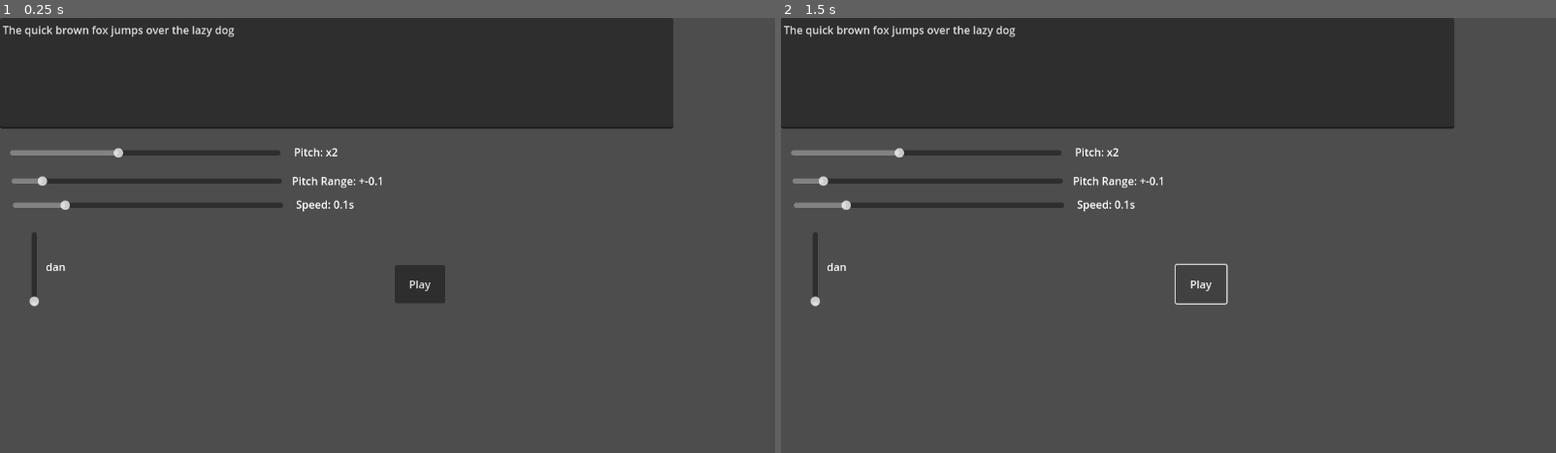
Above: before the commit, frames 1-2 (left to right).
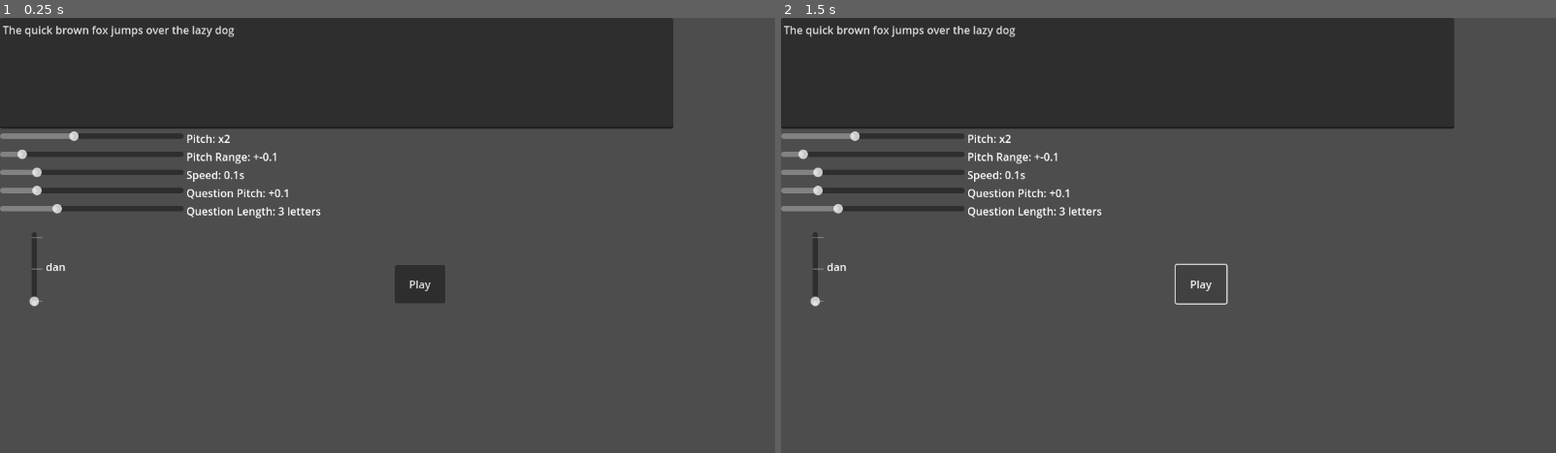
Above: after the commit, the same moments.

Repository: Kibibibit/godot-voice-gen
Game: Godot game, scene res://main.tscn
The game is run twice, just before and just after one commit, with the same random seed, the same clock (stepped at 60 frames per second) and the same inputs.
Inputs:
- Up to frame 1 (0.25 s): no input
- Up to frame 2 (1.5 s): click "Play" at 0.5 s; click "Play" at 1.25 s

The runs differ from the first frame. In frame 1, 3.0% of the frame differs, in the area x 0-50%, y 26-66%; in frame 2, 3.0%.

Commit message:
Added questioning intonation and made the node generic

Diff:
--- a/main.gd
+++ b/main.gd
@@ -8,22 +8,34 @@
 
 
 @onready
-var pitch: Slider = $HSliderPitch
+var pitch: Slider = $Grid/HSliderPitch
 
 @onready
-var pitch_label: Label = $Pitch
+var pitch_label: Label = $Grid/Pitch
 
 @onready
-var pitch_range: Slider = $HSliderRange
+var pitch_range: Slider = $Grid/HSliderRange
 
 @onready
-var range_label: Label = $Range
+var range_label: Label = $Grid/Range
 
 @onready
-var speed: Slider = $HSliderSpeed
+var speed: Slider = $Grid/HSliderSpeed
 
 @onready
-var speed_label: Label = $Speed
+var speed_label: Label = $Grid/Speed
+
+@onready
+var q_pitch: Slider = $Grid/HSliderQuestionPitch
+
+@onready
+var q_pitch_label: Label = $Grid/QuestionPitch
+
+@onready
+var q_length: Slider = $Grid/HSliderQuestionLength
+
+@onready
+var q_length_label: Label = $Grid/QuestionLength
 
 @onready
 var voice_gen: VoiceGen = $VoiceGen
@@ -45,8 +57,12 @@
 	pitch_label.text = "Pitch: x%s"%pitch.value
 	range_label.text = "Pitch Range: +-%s"%pitch_range.value
 	speed_label.text = "Speed: %ss"%speed.value
+	q_pitch_label.text = "Question Pitch: +%s"%q_pitch.value
+	q_length_label.text = "Question Length: %s letters" % q_length.value
 	voice_label.text = voice_gen.voices[voice.value]
 	voice_gen.voice = round(voice.value)
 	voice_gen.pitch = pitch.value
 	voice_gen.pitch_range = pitch_range.value
 	voice_gen.speed = speed.value
+	voice_gen.question_pitch = q_pitch.value
+	voice_gen.question_length = round(q_length.value)
--- a/main.tscn
+++ b/main.tscn
@@ -11,6 +11,68 @@
 grow_horizontal = 2
 grow_vertical = 2
 script = ExtResource("1_uo8cx")
+
+[node name="Grid" type="GridContainer" parent="."]
+layout_mode = 0
+offset_top = 168.0
+offset_right = 478.0
+offset_bottom = 272.0
+columns = 2
+
+[node name="HSliderPitch" type="HSlider" parent="Grid"]
+layout_mode = 2
+size_flags_horizontal = 3
+min_value = 0.01
+max_value = 5.0
+step = 0.01
+value = 2.0
+
+[node name="Pitch" type="Label" parent="Grid"]
+layout_mode = 2
+text = "Pitch"
+
+[node name="HSliderRange" type="HSlider" parent="Grid"]
+layout_mode = 2
+max_value = 1.0
+step = 0.01
+value = 0.1
+
+[node name="Range" type="Label" parent="Grid"]
+layout_mode = 2
+text = "Range"
+
+[node name="HSliderSpeed" type="HSlider" parent="Grid"]
+layout_mode = 2
+min_value = 0.01
+max_value = 0.5
+step = 0.01
+value = 0.1
+
+[node name="Speed" type="Label" parent="Grid"]
+layout_mode = 2
+text = "Speed"
+
+[node name="HSliderQuestionPitch" type="HSlider" parent="Grid"]
+layout_mode = 2
+size_flags_horizontal = 3
+min_value = 0.01
+max_value = 0.5
+step = 0.01
+value = 0.1
+
+[node name="QuestionPitch" type="Label" parent="Grid"]
+layout_mode = 2
+text = "QPitch"
+
+[node name="HSliderQuestionLength" type="HSlider" parent="Grid"]
+layout_mode = 2
+size_flags_horizontal = 3
+max_value = 10.0
+value = 3.0
+
+[node name="QuestionLength" type="Label" parent="Grid"]
+layout_mode = 2
+text = "QLength"
 
 [node name="TextEdit" type="TextEdit" parent="."]
 layout_mode = 0
@@ -26,70 +88,19 @@
 offset_bottom = 425.0
 text = "Play"
 
-[node name="HSliderPitch" type="HSlider" parent="."]
-layout_mode = 0
-offset_left = 15.0
-offset_top = 182.0
-offset_right = 417.0
-offset_bottom = 221.0
-min_value = 0.01
-max_value = 5.0
-step = 0.01
-value = 2.0
-
-[node name="HSliderSpeed" type="HSlider" parent="."]
-layout_mode = 0
-offset_left = 19.0
-offset_top = 260.0
-offset_right = 421.0
-offset_bottom = 299.0
-min_value = 0.01
-max_value = 0.5
-step = 0.01
-value = 0.1
-
-[node name="HSliderRange" type="HSlider" parent="."]
-layout_mode = 0
-offset_left = 17.0
-offset_top = 224.0
-offset_right = 419.0
-offset_bottom = 263.0
-max_value = 1.0
-step = 0.01
-value = 0.1
-
-[node name="Pitch" type="Label" parent="."]
-layout_mode = 0
-offset_left = 437.0
-offset_top = 188.0
-offset_right = 477.0
-offset_bottom = 211.0
-
-[node name="Speed" type="Label" parent="."]
-layout_mode = 0
-offset_left = 440.0
-offset_top = 266.0
-offset_right = 480.0
-offset_bottom = 289.0
-
-[node name="Range" type="Label" parent="."]
-layout_mode = 0
-offset_left = 434.0
-offset_top = 231.0
-offset_right = 474.0
-offset_bottom = 254.0
-
 [node name="VSliderVoice" type="VSlider" parent="."]
 layout_mode = 0
 offset_top = 319.0
 offset_right = 103.0
 offset_bottom = 430.0
+tick_count = 3
+ticks_on_borders = true
 
-[node name="VoiceGen" type="Node" parent="."]
+[node name="VoiceGen" type="Node" parent="." node_paths=PackedStringArray("player")]
 script = ExtResource("2_pupha")
-
-[node name="Timer" type="Timer" parent="VoiceGen"]
-one_shot = true
+player = NodePath("AudioStreamPlayer2D")
+question_pitch = 0.2
+question_length = 3
 
 [node name="AudioStreamPlayer2D" type="AudioStreamPlayer2D" parent="VoiceGen"]
 
--- a/scripts/voice_gen.gd
+++ b/scripts/voice_gen.gd
@@ -25,11 +25,12 @@
 }
 
 var queue: Array = []
-@onready
-var player: AudioStreamPlayer2D = $AudioStreamPlayer2D
+var pitch_curve: Array = []
 
-@onready
-var timer: Timer = $Timer
+@export
+var player: Node
+
+var timer: Timer
 
 @export
 var pitch: float
@@ -38,9 +39,27 @@
 @export
 var speed: float
 @export
+var question_pitch: float
+@export
+var question_length: int
+@export
 var voice: int = 0
 
+
 func _ready():
+	timer = Timer.new()
+	timer.autostart = false
+	timer.one_shot = true
+	timer.name = "Timer"
+	add_child(timer)
+	assert(
+		player.get_class() == "AudioStreamPlayer2D" ||
+		player.get_class() == "AudioStreamPlayer3D" ||
+		player.get_class() == "AudioStreamPlayer",
+		"Player must be an AudioStreamPlayer, either standard, 2D or 3D"
+	)
+
+
 	for v in voices:
 		sounds[v] = {}
 		for letter in "abcdefghijklmnopqrstuvwxyz":
@@ -56,6 +75,18 @@
 		while (text.contains(number)):
 			text = text.replace(number, numbers[number])
 	queue = text.to_lower().split()
+	pitch_curve = []
+	for i in range(0,queue.size()):
+		pitch_curve.append(max(0.01, pitch + randf_range(-pitch_range,pitch_range)))
+		if (queue[i] == "?"):
+			for q in question_length:
+				if (i-q > 0):
+					var mult = question_length-q
+					pitch_curve[i-q-1] = pitch + question_pitch*(mult)
+
+
+
+
 	_play_sound()
 
 func stop():
@@ -66,11 +97,11 @@
 func _play_sound():
 	player.stop()
 	if (queue.is_empty()):
-		print("empty queue")
 		return
 	var c = queue.pop_front()
+	var p = pitch_curve.pop_front()
 	if (sounds[voices[voice]].has(c)):
-		player.pitch_scale = max(0.01, pitch + randf_range(-pitch_range,pitch_range))
+		player.pitch_scale = p
 		player.stream = sounds[voices[voice]][c]
 		player.play()
 
